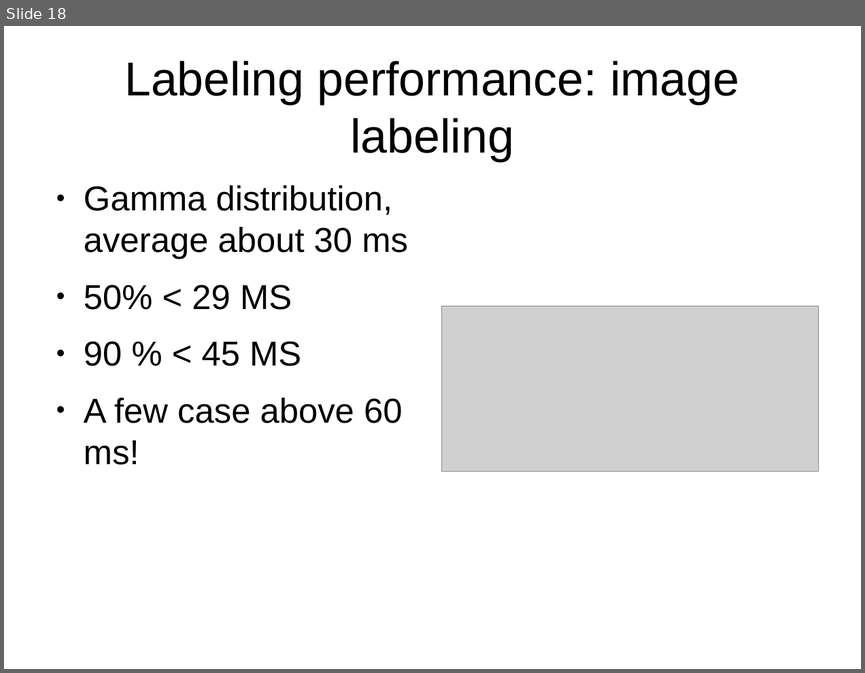
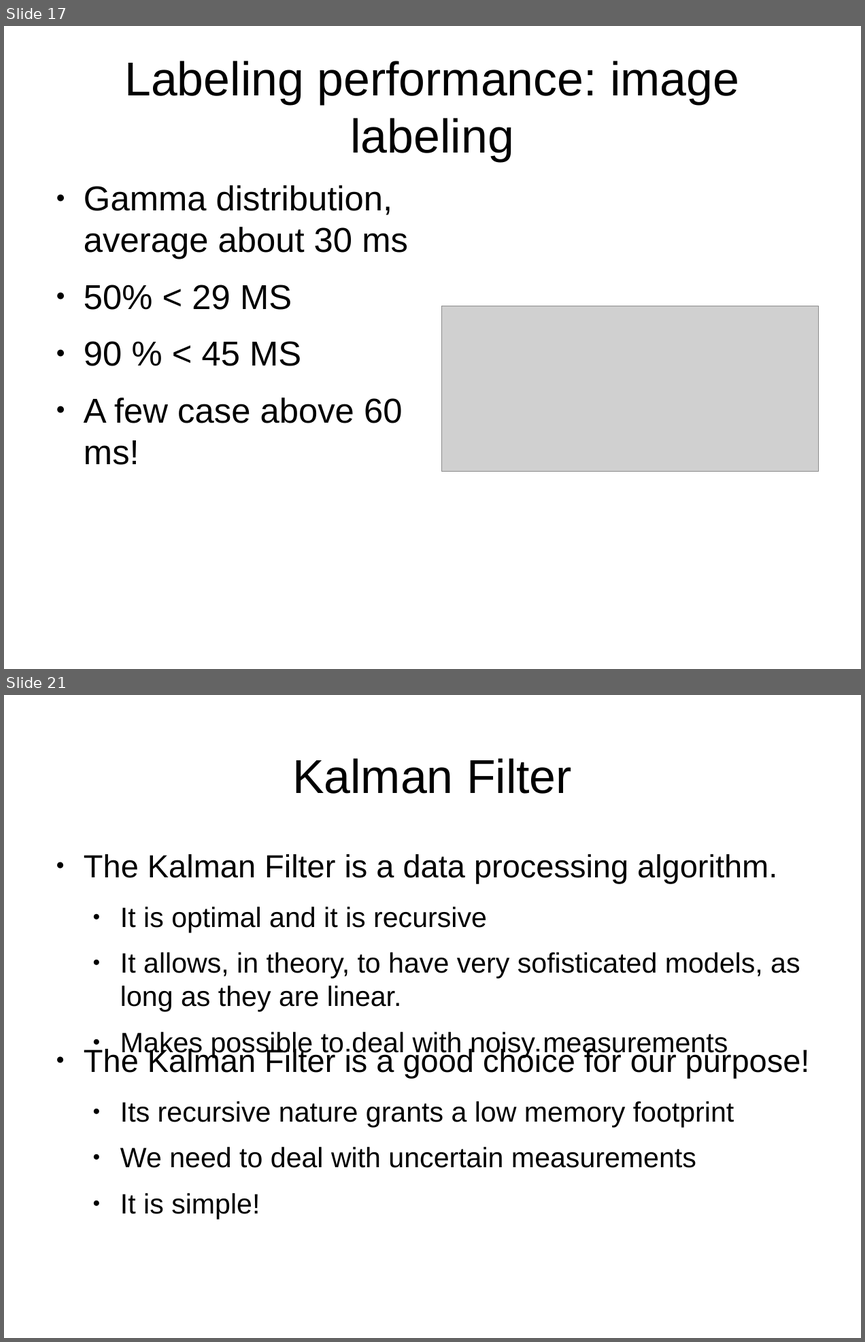
Before and after one commit to 0Chuzz/SNproject, a slide deck: slides.odp. Shown one above the other, each under a label of ours: slide 18 before the commit, slides 17 and 21 after it; the slides between them are not shown. The pictures are 865x673 and 865x1342 pixels, drawn with LibreOffice and Linux fonts; fonts in the diff are those of the drawing; grey boxes stand for pictures. Boxes give left, top, right and bottom in pixels: in the first picture for what was removed or moved away, otherwise in the second. Text is boxed around its words. In the diff, an @@ line names an element or a change of style, - is before the commit and + after.

```diff
--- a/slides.odp
+++ b/slides.odp
@@ slide 21 added at [4, 695, 861, 1338], background #FFFFFF @@
@@ title added at [292, 758, 572, 794], 44 pt, text #000000 @@
+Kalman Filter
@@ text added at [84, 854, 800, 1057], 25.9 pt, text #000000 @@
+● The Kalman Filter is a data processing algorithm.
+  ● It is optimal and it is recursive
+  ● It allows, in theory, to have very sofisticated models, as long as they are linear.
+  ● Makes possible to deal with noisy measurements
@@ text added at [120, 1101, 734, 1219], 25.9 pt, text #000000 @@
+● The Kalman Filter is a good choice for our purpose!
+  ● Its recursive nature grants a low memory footprint
+  ● We need to deal with uncertain measurements
+  ● It is simple!
@@ what was slide 18 is now slide 17 @@
```
Also in this commit, not shown: 8 slides changed, 34 other slides added, 17 slides removed, 3 other files.
